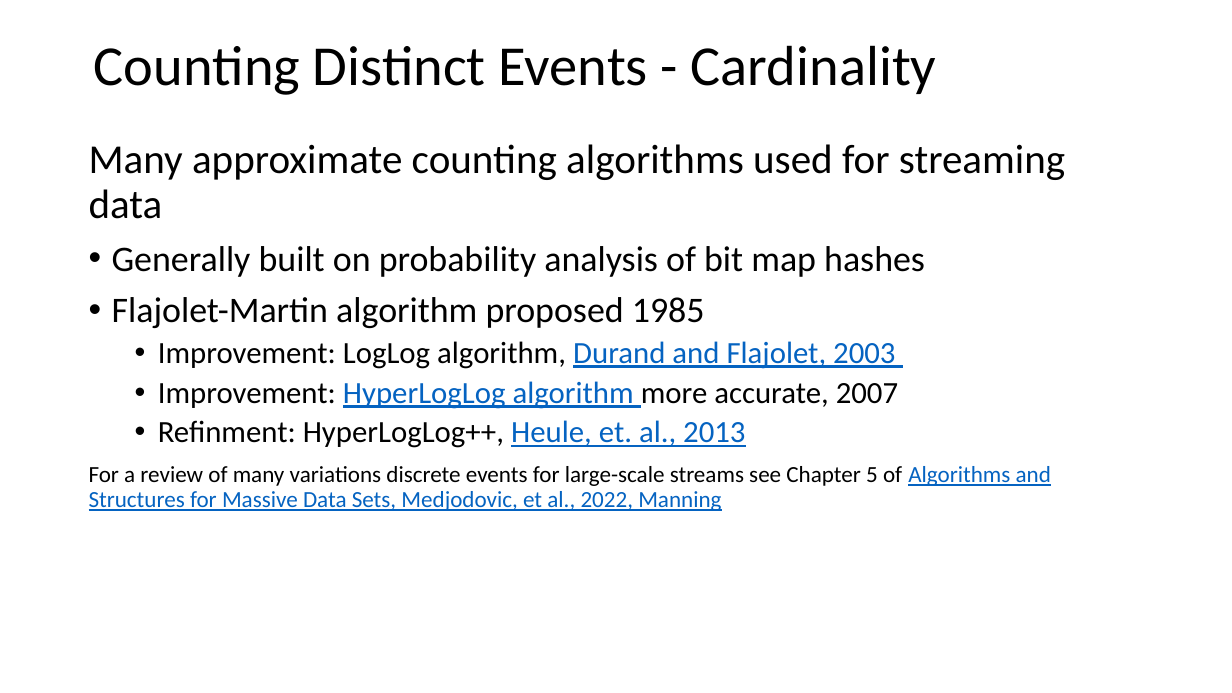
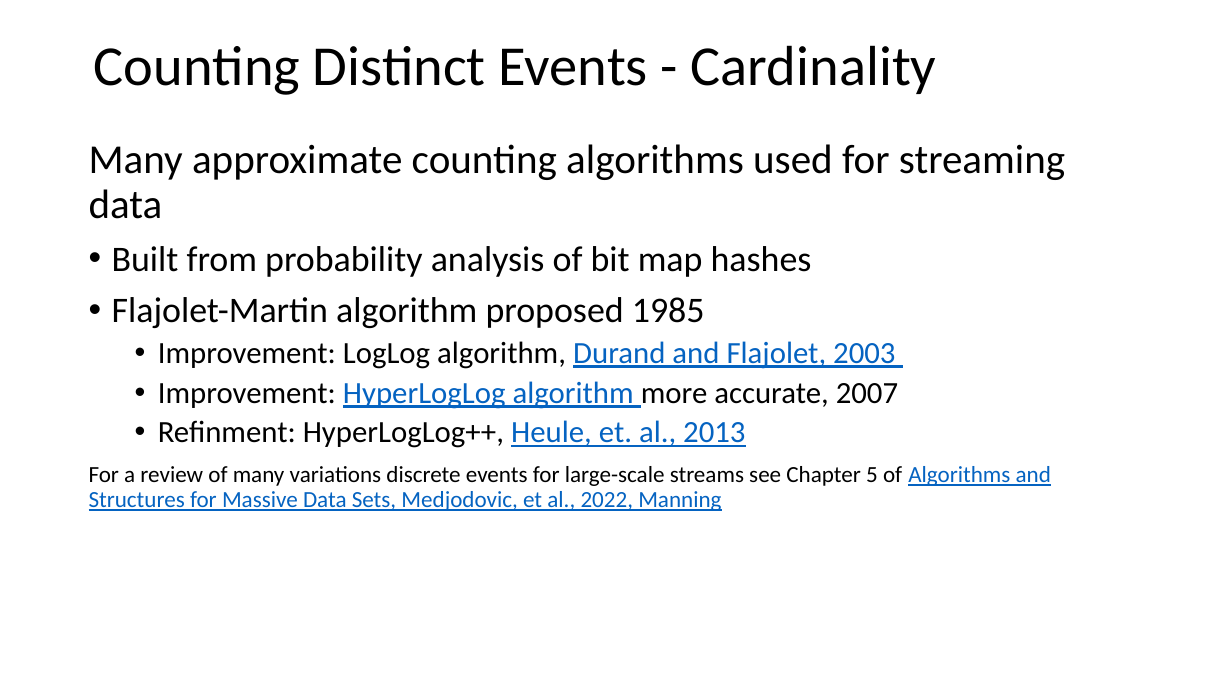
Before and after one commit to tenevian/Harvard-SSP-Data-Mining, a slide deck: slide 80 of slides/3_StreamingAnalytics.pptx. Drawn at 1232x693 pixels with LibreOffice and Linux fonts; fonts in the diff are those of the drawing. Boxes give left, top, right and bottom in pixels: in the first picture for what was removed or moved away, otherwise in the second. Text is boxed around its words. In the diff, an @@ line names an element or a change of style, - is before the commit and + after.

```diff
--- a/slides/3_StreamingAnalytics.pptx
+++ b/slides/3_StreamingAnalytics.pptx
@@ text at [112,246,812,277]: text changed @@
-• Generally built on probability analysis of bit map hashes
+• Built from probability analysis of bit map hashes
```
Also in this commit, not shown: 3 other slides changed.
